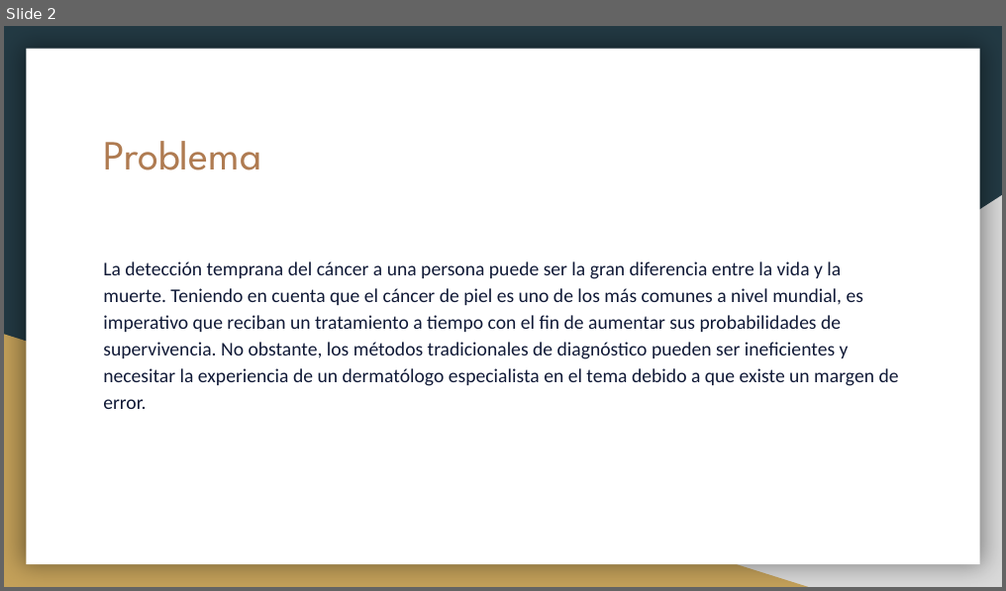
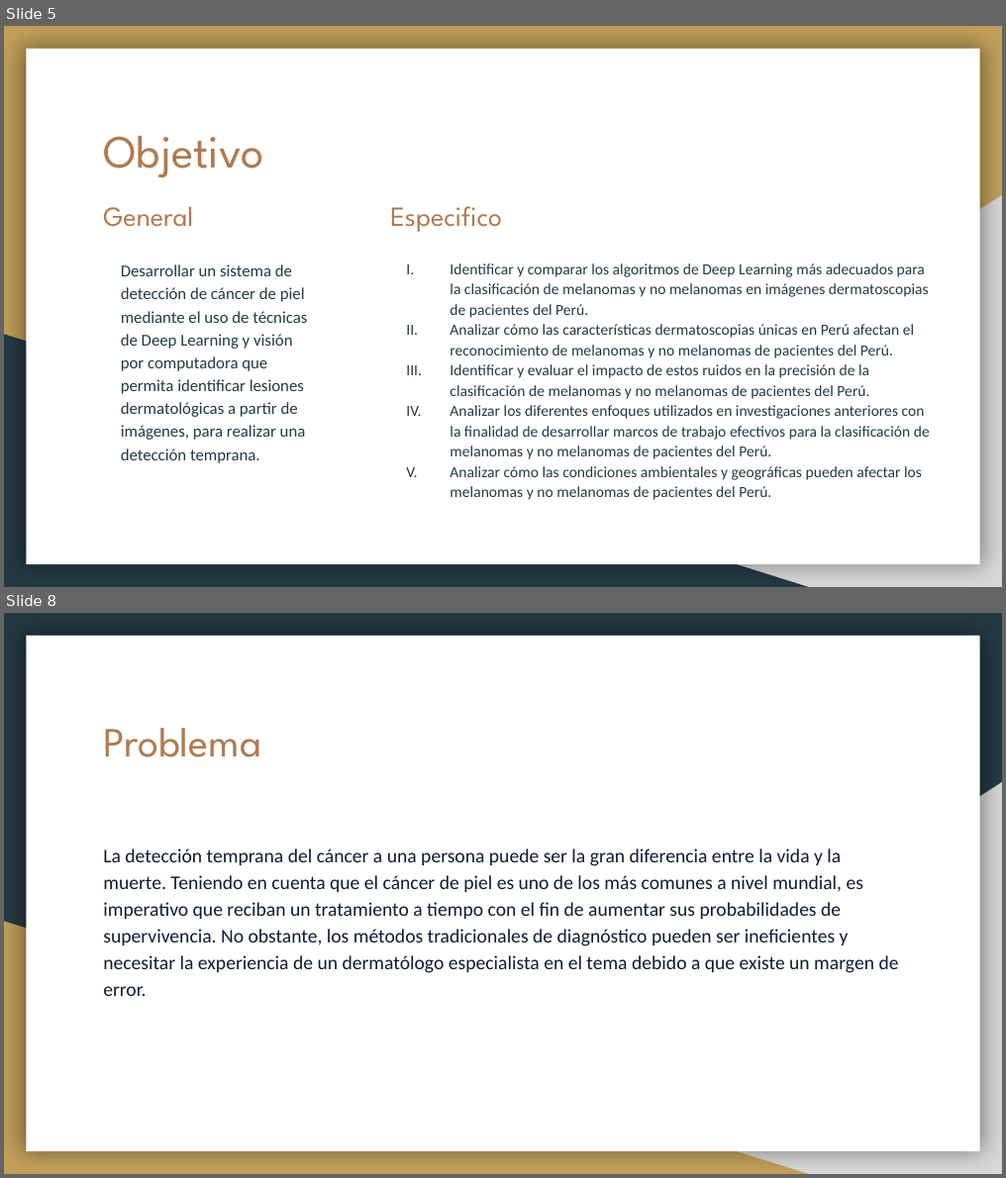
Before and after one commit to ElizabethCast23/Proyecto-Tesis, a slide deck: Tesis.pptx. Shown one above the other, each under a label of ours: slide 2 before the commit, slides 5 and 8 after it; the slides between them are not shown. The pictures are 1006x591 and 1006x1178 pixels, drawn with LibreOffice and Linux fonts; fonts in the diff are those of the drawing. Boxes give left, top, right and bottom in pixels: in the first picture for what was removed or moved away, otherwise in the second. Text is boxed around its words. In the diff, an @@ line names an element or a change of style, - is before the commit and + after.

```diff
--- a/Tesis.pptx
+++ b/Tesis.pptx
@@ slide 5 added at box(4, 26, 1002, 587), background #C4A15A; not listed: 2 template elements that a slide beside it also shows @@
@@ text added at box(103, 136, 264, 178), 33.3 pt, text #AF7B51 @@
+Objetivo
@@ title added at box(103, 206, 193, 227), 20 pt, text #AF7B51 @@
+General
@@ text added at box(390, 206, 502, 232), 20 pt, text #AF7B51 @@
+Especifico
@@ text added at box(121, 265, 307, 464), 12 pt, text #233A44 @@
+Desarrollar un sistema de detección de cáncer de piel mediante el uso de técnicas de Deep Learning y visión por computadora que permita identificar lesiones dermatológicas a partir de imágenes, para realizar una detección temprana.
@@ text added at box(450, 264, 930, 500), 11.1 pt, text #233A44 @@
+I. Identificar y comparar los algoritmos de Deep Learning más adecuados para la clasificación de melanomas y no melanomas en imágenes dermatoscopias de pacientes del Perú.
+II. Analizar cómo las características dermatoscopias únicas en Perú afectan el reconocimiento de melanomas y no melanomas de pacientes del Perú.
+III. Identificar y evaluar el impacto de estos ruidos en la precisión de la clasificación de melanomas y no melanomas de pacientes del Perú.
+IV. Analizar los diferentes enfoques utilizados en investigaciones anteriores con la finalidad de desarrollar marcos de trabajo efectivos para la clasificación de melanomas y no melanomas de pacientes del Perú.
+V. Analizar cómo las condiciones ambientales y geográficas pueden afectar los melanomas y no melanomas de pacientes del Perú.
@@ right triangle added at box(4, 334, 808, 587), fill #233A44 @@
@@ what was slide 2 is now slide 8 @@
```
Also in this commit, not shown: 1 slide changed, 11 other slides added, 2 slides removed, 24 other files.
